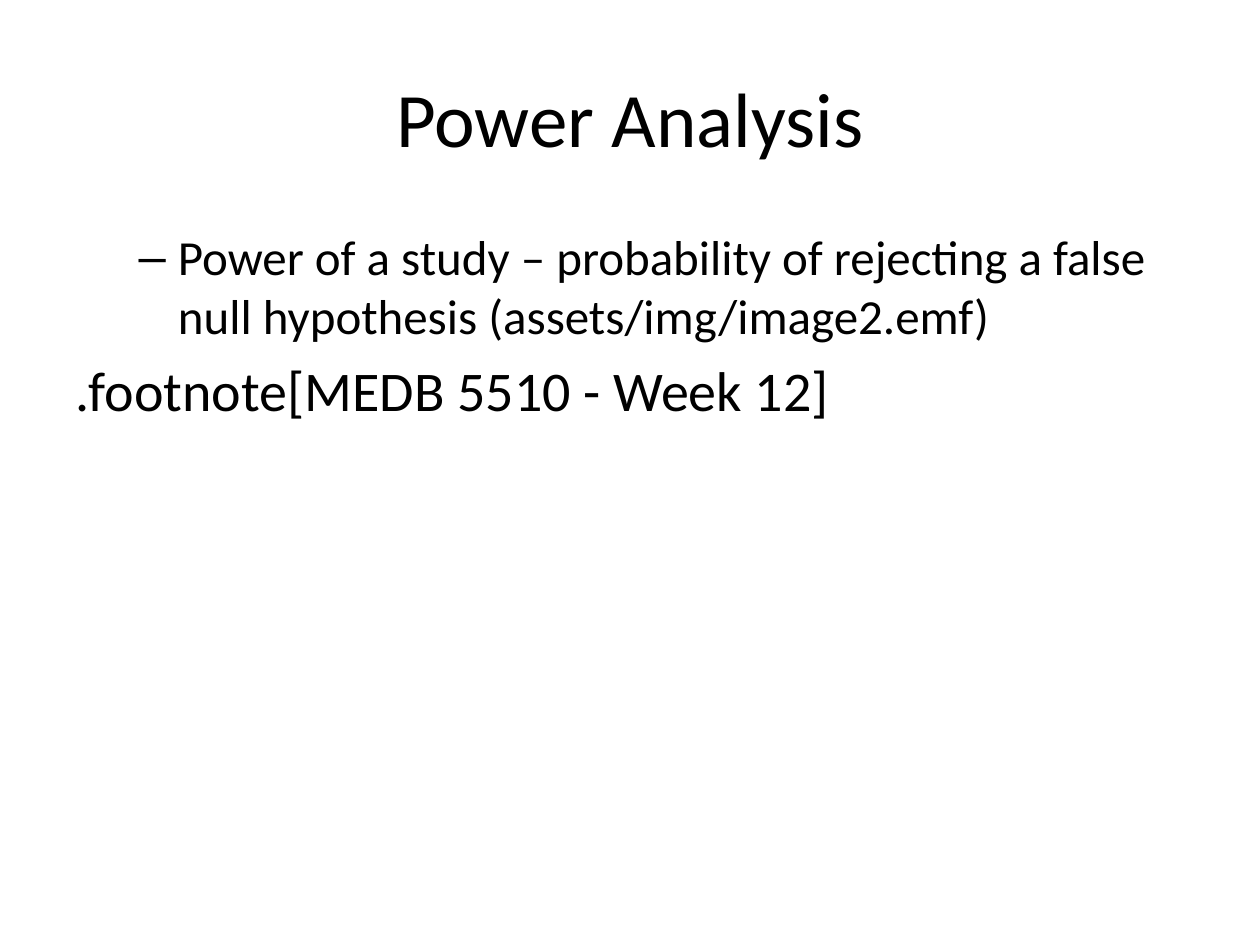
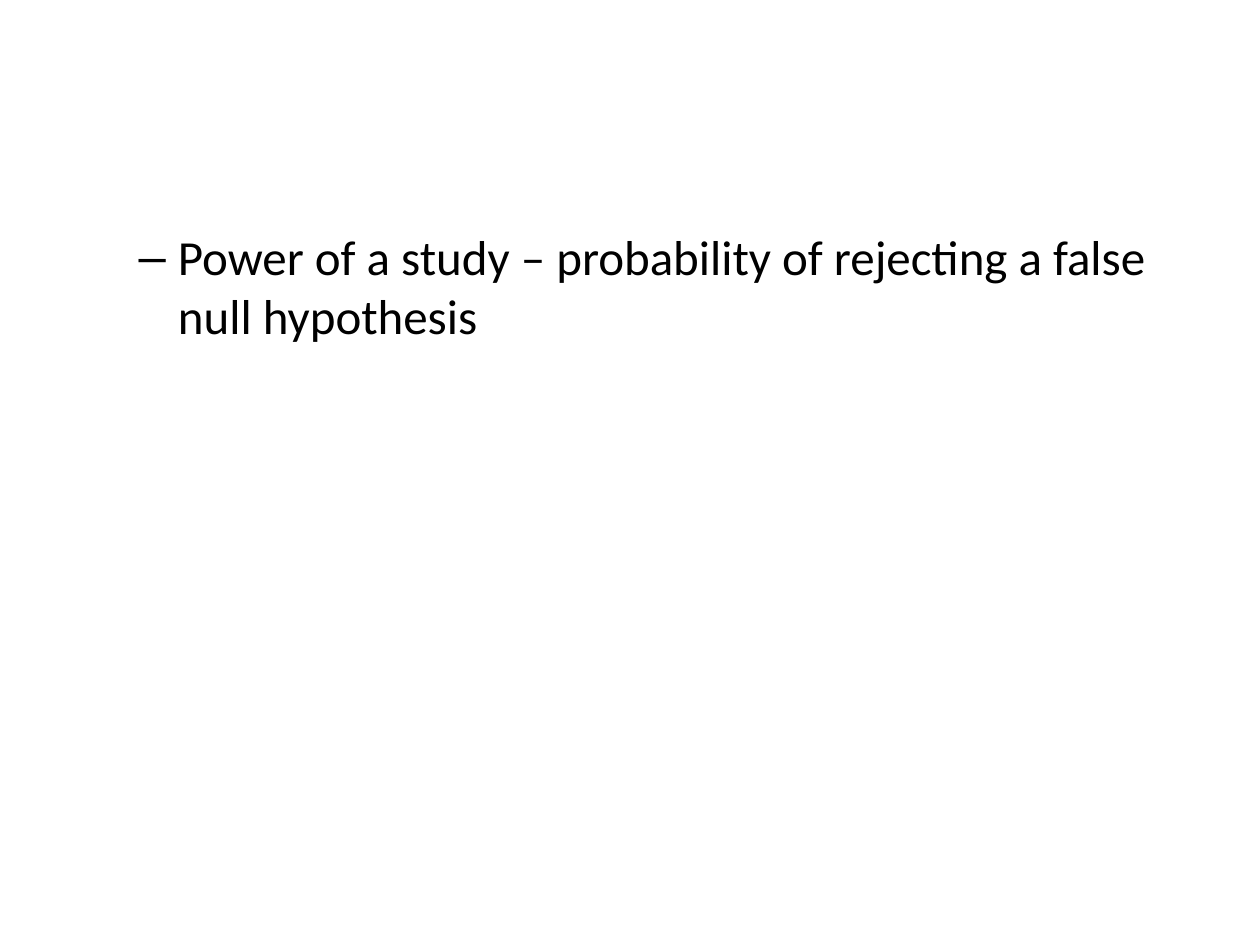
Before and after one commit to classes-medb/5510, a slide deck: slide 20 of src/video-12-data-analysis.pptx (slide 18 before the commit). Drawn at 1260x945 pixels with LibreOffice and Linux fonts; fonts in the diff are those of the drawing. Boxes give left, top, right and bottom in pixels: in the first picture for what was removed or moved away, otherwise in the second. Text is boxed around its words. In the diff, an @@ line names an element or a change of style, - is before the commit and + after.

Commit message:
Added images to videos 8-13

```diff
--- a/src/video-12-data-analysis.pptx
+++ b/src/video-12-data-analysis.pptx
@@ title removed at [396,93,863,160] @@
-Power Analysis
@@ text at [178,241,1145,342]: text changed @@
-  – Power of a study – probability of rejecting a false null hypothesis (assets/img/image2.emf)
-.footnote[MEDB 5510 - Week 12]
+  – Power of a study – probability of rejecting a false null hypothesis
```
Also in this commit, not shown: 30 other slides changed, 12 slides added, 9 slides removed, 11 other files.
